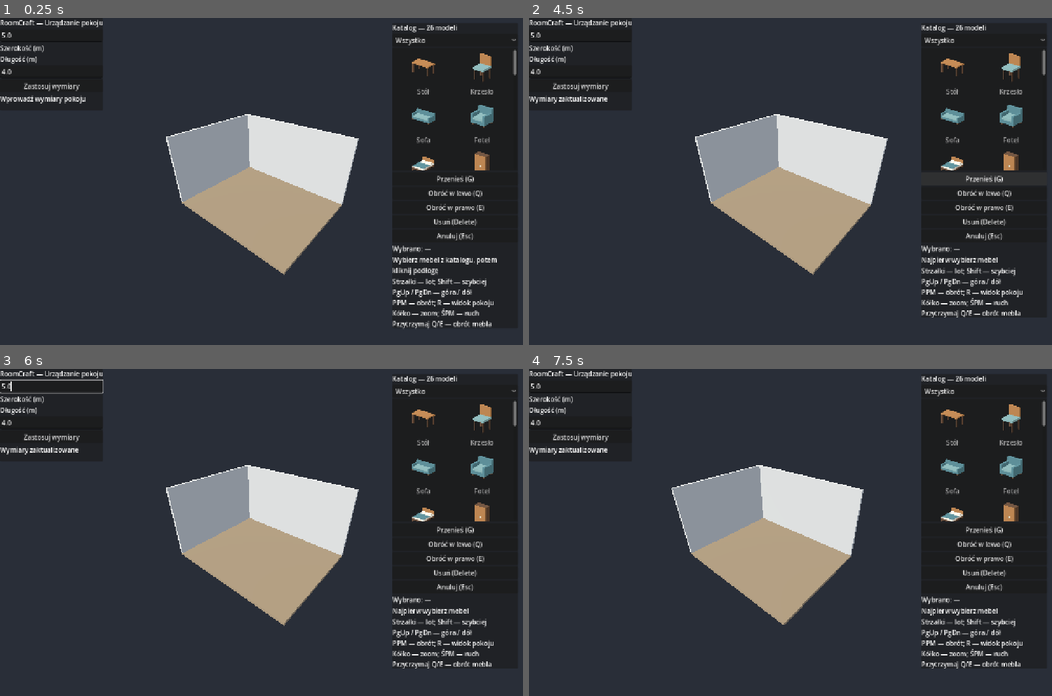
Above: before the commit, frames 1-4 (two rows, left to right).
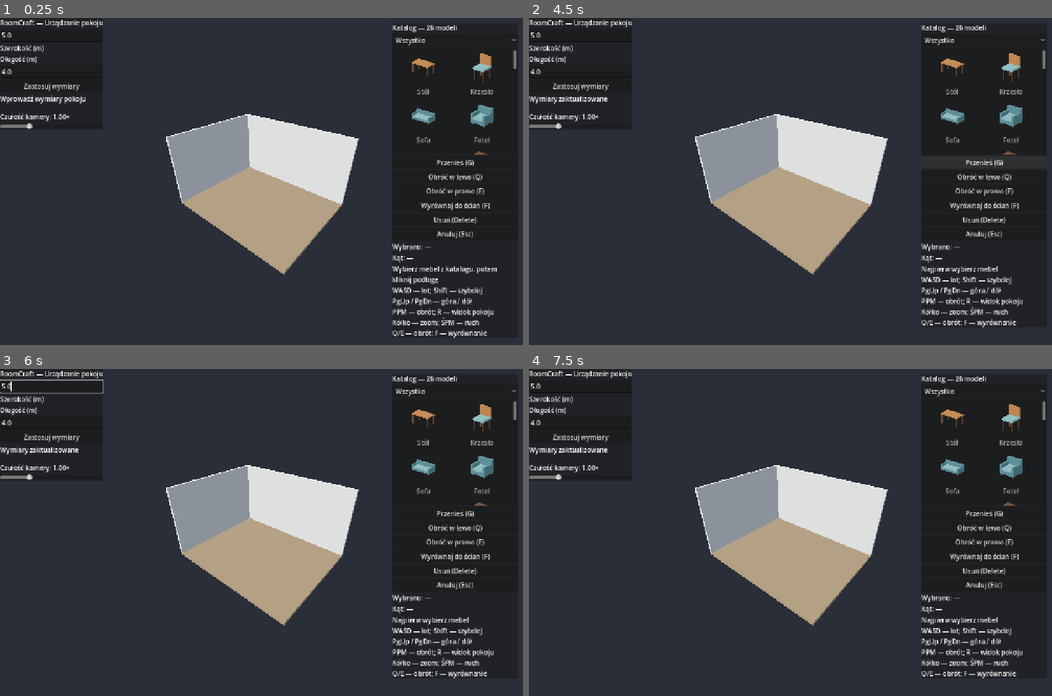
Above: after the commit, the same moments.

Repository: hulkovsky16/RoomCraft
Game: Godot game, scene res://scenes/Room.tscn
The game is run twice, just before and just after one commit, with the same random seed, the same clock (stepped at 60 frames per second) and the same inputs.
Inputs (mouse positions are in pixels of both pictures, inside the frame that each line leads up to):
- Up to frame 1 (0.25 s): no input
- Up to frame 2 (4.5 s): click "Zastosuj wymiary" at 0.5 s; click "Obróć w lewo (Q)" at 1.25 s; click "Obróć w prawo (E)" at 2 s; click (984, 204) at 2.75 s, where only the run after the commit has a clickable "Wyrównaj do ścian (F)"; click "Wszystko" at 3.5 s; click "Przenieś (G)" at 4.25 s
- Up to frame 3 (6 s): click "Anuluj (Esc)" at 5 s; tap Enter at 5.75 s; drag from (52, 385) to (313, 460) at 5.77 s
- Up to frame 4 (7.5 s): tap Space at 6.5 s; drag from (581, 421) to (764, 597) at 6.52 s; tap Enter at 7.25 s; move the mouse to (842, 460) at 7.27 s; hold Right (ui_right) from 7.28 s (still down); tap Z at 7.35 s; click (842, 460) at 7.42 s

The runs differ from the first frame. In frame 1, 3.4% of the frame differs, in the area x 0-99%, y 15-98%; in frame 2, 3.2%; in frame 3, 3.1%; in frame 4, 8.5%, in the area x 0-99%, y 15-95%.

Commit message:
Add WASD flight, camera sensitivity, larger rooms and rotation alignment

Diff:
--- a/scripts/camera_controller.gd
+++ b/scripts/camera_controller.gd
@@ -16,11 +16,19 @@
 var panning := false
 var free_flight := false
 var flight_keys: Dictionary = {}
-const FLIGHT_KEYS := [KEY_UP, KEY_DOWN, KEY_LEFT, KEY_RIGHT, KEY_PAGEUP, KEY_PAGEDOWN, KEY_SHIFT]
+const FLIGHT_KEYS := [KEY_W, KEY_S, KEY_A, KEY_D, KEY_PAGEUP, KEY_PAGEDOWN, KEY_SHIFT]
 
 
 func _ready() -> void:
 	_update_camera()
+	get_parent().room_size_changed.connect(_on_room_resized)
+
+
+func _on_room_resized(width: float, length: float) -> void:
+	max_distance = maxf(20.0, Vector2(width, length).length() + 8.0)
+	if not free_flight:
+		distance = maxf(8.0, maxf(width, length) * 1.2)
+		_update_camera()
 
 
 func _editing_text() -> bool:
@@ -39,10 +47,10 @@
 	if _editing_text():
 		flight_keys.clear()
 		return
-	var sideways := float(flight_keys.has(KEY_RIGHT)) - float(flight_keys.has(KEY_LEFT))
-	var forward := float(flight_keys.has(KEY_UP)) - float(flight_keys.has(KEY_DOWN))
+	var sideways := float(flight_keys.has(KEY_D)) - float(flight_keys.has(KEY_A))
+	var forward := float(flight_keys.has(KEY_W)) - float(flight_keys.has(KEY_S))
 	var vertical := float(flight_keys.has(KEY_PAGEUP)) - float(flight_keys.has(KEY_PAGEDOWN))
-	# Horizontal arrow flight never dives toward the floor or changes the pitch.
+	# Horizontal WASD flight never dives toward the floor or changes the pitch.
 	var direction := Vector3(cos(yaw), 0, -sin(yaw)) * sideways + Vector3(-sin(yaw), 0, -cos(yaw)) * forward + Vector3.UP * vertical
 	if direction.is_zero_approx():
 		return
@@ -67,7 +75,8 @@
 	rotating = false
 	panning = false
 	target = Vector3(0, 1, 0)
-	distance = 8.0
+	var room_size: Vector2 = get_parent().get_room_size()
+	distance = maxf(8.0, maxf(room_size.x, room_size.y) * 1.2)
 	yaw = 0.7
 	pitch = 0.55
 	_update_camera()
@@ -75,7 +84,7 @@
 
 func _input(event: InputEvent) -> void:
 	if event is InputEventKey:
-		var key: int = event.keycode if event.keycode != 0 else event.physical_keycode
+		var key: int = event.physical_keycode if event.physical_keycode != 0 else event.keycode
 		if key in FLIGHT_KEYS:
 			if not event.pressed:
 				flight_keys.erase(key)
--- a/scripts/furniture_debug_ui.gd
+++ b/scripts/furniture_debug_ui.gd
@@ -3,10 +3,13 @@
 var thumbnails: Dictionary = {}
 var catalog_data: Dictionary = {}
 var catalog_list: ItemList
+var furniture: FurnitureSystem
+var angle_label: Label
 
 
 func _ready() -> void:
 	var system: FurnitureSystem = get_parent().get_node("FurnitureRoot")
+	furniture = system
 	var panel := PanelContainer.new()
 	add_child(panel)
 	panel.set_anchors_and_offsets_preset(Control.PRESET_TOP_RIGHT)
@@ -28,7 +31,7 @@
 	content.add_child(categories)
 	var list := ItemList.new()
 	list.name = "FurnitureCatalog"
-	list.custom_minimum_size = Vector2(300, 300)
+	list.custom_minimum_size = Vector2(300, 260)
 	catalog_list = list
 	list.max_text_lines = 2
 	list.max_columns = 2
@@ -47,7 +50,7 @@
 	list.item_clicked.connect(func(index, _at, button):
 		if button == MOUSE_BUTTON_LEFT:
 			system.begin_placement(list.get_item_metadata(index)))
-	for entry in [["Przenieś (G)", system.begin_move_selected], …(95 unchanged characters)… .rotate_active.bind(deg_to_rad(15))], ["Usuń (Delete)", system.delete_selected], ["Anuluj (Esc)", system.cancel_placement]]:
+	for entry in [["Przenieś (G)", system.begin_move_selected], …(95 unchanged characters)… .rotate_active.bind(deg_to_rad(15))], ["Wyrównaj do ścian (F)", system.align_active], ["Usuń (Delete)", system.delete_selected], ["Anuluj (Esc)", system.cancel_placement]]:
 		var button := Button.new()
 		button.text = entry[0]
 		button.focus_mode = Control.FOCUS_NONE
@@ -67,6 +70,8 @@
 	selection.autowrap_mode = TextServer.AUTOWRAP_WORD_SMART
 	content.add_child(selection)
 	system.selection_changed.connect(func(item): selection.text = "Wybrano: " + (catalog[item.type_id]["name"] if item != null else "—"))
+	angle_label = Label.new()
+	content.add_child(angle_label)
 	var status := Label.new()
 	status.text = "Wybierz mebel z katalogu, potem kliknij podłogę"
 	status.custom_minimum_size.x = 300
@@ -74,7 +79,7 @@
 	content.add_child(status)
 	system.status_changed.connect(func(message): status.text = message)
 	var help := Label.new()
-	help.text = "Strzałki — lot; Shift — szybciej\nPgUp / PgDn — góra / dół\nPPM — obrót; R — widok pokoju\nKółko — zoom; ŚPM — ruch\nPrzytrzymaj Q/E — obrót mebla"
+	help.text = "WASD — lot; Shift — szybciej\nPgUp / PgDn — góra / dół\nPPM — obrót; R — widok pokoju\nKółko — zoom; ŚPM — ruch\nQ/E — obrót; F — wyrównanie"
 	content.add_child(help)
 
 
@@ -89,3 +94,10 @@
 		var dimensions: Vector3 = data["size"]
 		var placement := "Ściana" if data.get("placement", "floor") == "wall" else "Podłoga"
 		catalog_list.set_item_tooltip(index, "%s\n%.2f × %.2f × %.2f m\n%s" % [data["name"], dimensions.x, dimensions.y, dimensions.z, placement])
+
+
+func _process(_delta: float) -> void:
+	if angle_label == null:
+		return
+	var item := furniture.preview if furniture.preview != null else furniture.selected
+	angle_label.text = "Kąt: %.1f°" % fposmod(rad_to_deg(item.rotation.y), 360.0) if item != null else "Kąt: —"
--- a/scripts/furniture_system.gd
+++ b/scripts/furniture_system.gd
@@ -414,7 +414,42 @@
 		return
 	rotation_holds[source] = direction
 	rotation_hold_time = 0.0
-	rotate_active(deg_to_rad(15.0 * direction))
+	# A tap goes to an absolute grid angle, repairing offsets left by a hold.
+	var step := deg_to_rad(15.0)
+	var angle := item.rotation.y
+	var snapped := (floorf((angle + 0.00001) / step) + 1) * step if direction > 0 else (ceilf((angle - 0.00001) / step) - 1) * step
+	_set_active_angle(snapped)
+
+
+func _set_active_angle(angle: float) -> bool:
+	var item := preview if preview != null else selected
+	if item == null or item.placement == "wall":
+		return false
+	var difference := wrapf(angle - item.rotation.y, -PI, PI)
+	if item == preview:
+		item.rotation.y = wrapf(angle, -PI, PI)
+		return true
+	# Check the whole sweep; alignment must not jump across an obstacle.
+	var steps := maxi(1, ceili(absf(difference) / deg_to_rad(1)))
+	for i in range(1, steps + 1):
+		if not is_placement_valid(item, item.position, item.rotation.y + difference * float(i) / steps, item):
+			status_changed.emit("Wyrównanie zablokowane: ściana lub inny mebel")
+			return false
+	item.rotation.y = wrapf(angle, -PI, PI)
+	furniture_changed.emit()
+	return true
+
+
+func align_active() -> bool:
+	stop_all_rotation()
+	var item := preview if preview != null else selected
+	if item == null:
+		status_changed.emit("Najpierw wybierz mebel")
+		return false
+	if item.placement == "wall":
+		status_changed.emit("Okno jest już wyrównane do ściany")
+		return true
+	return _set_active_angle(snappedf(item.rotation.y, PI / 2))
 
 
 func stop_rotation(source: String) -> void:
@@ -469,6 +504,7 @@
 			KEY_T: begin_placement("table")
 			KEY_G: begin_move_selected()
 			KEY_DELETE: delete_selected()
+			KEY_F: align_active()
 			KEY_Q, KEY_E:
 				start_rotation("key_q" if event.keycode == KEY_Q else "key_e", -1.0 if event.keycode == KEY_Q else 1.0)
 			_: return
--- a/scripts/room_controller.gd
+++ b/scripts/room_controller.gd
@@ -3,8 +3,8 @@
 
 signal room_size_changed(width: float, length: float)
 
-@export_range(3.0, 10.0, 0.5) var initial_width: float = 5.0
-@export_range(3.0, 10.0, 0.5) var initial_length: float = 4.0
+@export_range(2.0, 30.0, 0.5) var initial_width: float = 5.0
+@export_range(2.0, 30.0, 0.5) var initial_length: float = 4.0
 
 @onready var room_geometry: RoomGeometry = $RoomGeometry
 
@@ -25,12 +25,12 @@
 		push_warning("Введено некоректні розміри.")
 		return false
 
-	if width < 3.0 or width > 10.0:
-		push_warning("Ширина повинна бути від 3 до 10 метрів.")
+	if width < RoomGeometry.MIN_ROOM_SIZE or width > RoomGeometry.MAX_ROOM_SIZE:
+		push_warning("Ширина повинна бути від 2 до 30 метрів.")
 		return false
 
-	if length < 3.0 or length > 10.0:
-		push_warning("Довжина повинна бути від 3 до 10 метрів.")
+	if length < RoomGeometry.MIN_ROOM_SIZE or length > RoomGeometry.MAX_ROOM_SIZE:
+		push_warning("Довжина повинна бути від 2 до 30 метрів.")
 		return false
 
 	for validator in room_size_validators:
--- a/scripts/room_geometry.gd
+++ b/scripts/room_geometry.gd
@@ -1,6 +1,9 @@
 
 extends Node3D
 class_name RoomGeometry
+
+const MIN_ROOM_SIZE := 2.0
+const MAX_ROOM_SIZE := 30.0
 
 const WALL_HEIGHT: float = 2.7
 const WALL_THICKNESS: float = 0.1
@@ -48,12 +51,12 @@
 
 
 func rebuild(width: float, length: float) -> void:
-	if width < 3.0 or width > 10.0:
-		push_error("Width must be between 3 and 10 meters.")
+	if width < MIN_ROOM_SIZE or width > MAX_ROOM_SIZE:
+		push_error("Width must be between 2 and 30 meters.")
 		return
 
-	if length < 3.0 or length > 10.0:
-		push_error("Length must be between 3 and 10 meters.")
+	if length < MIN_ROOM_SIZE or length > MAX_ROOM_SIZE:
+		push_error("Length must be between 2 and 30 meters.")
 		return
 
 	room_width = width
--- a/scripts/room_ui.gd
+++ b/scripts/room_ui.gd
@@ -18,6 +18,22 @@
 			break
 		current = current.get_parent()
 
+	var camera: Camera3D = room_controller.get_node("Camera3D")
+	var sensitivity_label := Label.new()
+	sensitivity_label.text = "Czułość kamery: 1.00×"
+	$SettingsPanel/Content.add_child(sensitivity_label)
+	var sensitivity := HSlider.new()
+	sensitivity.name = "CameraSensitivity"
+	sensitivity.min_value = 0.25
+	sensitivity.max_value = 3.0
+	sensitivity.step = 0.05
+	sensitivity.value = 1.0
+	sensitivity.focus_mode = Control.FOCUS_NONE
+	sensitivity.tooltip_text = "Szybkość obrotu kamery myszą"
+	$SettingsPanel/Content.add_child(sensitivity)
+	sensitivity.value_changed.connect(func(value):
+		camera.rotation_sensitivity = 0.008 * value
+		sensitivity_label.text = "Czułość kamery: %.2f×" % value)
 	apply_button.pressed.connect(_on_apply_pressed)
 	width_input.text_submitted.connect(func(_text): _on_apply_pressed())
 	length_input.text_submitted.connect(func(_text): _on_apply_pressed())
@@ -37,8 +53,8 @@
 		return
 	var width: float = width_input.read_value()
 	var length: float = length_input.read_value()
-	if not is_finite(width) or not is_finite(length) or width < 3 or width > 10 or length < 3 or length > 10:
-		status_label.text = "Podaj liczby od 3 do 10 m (np. 5,5)"
+	if not is_finite(width) or not is_finite(length) or width < RoomGeometry.MIN_ROOM_SIZE or width > RoomGeometry.MAX_ROOM_SIZE or length < RoomGeometry.MIN_ROOM_SIZE or length > RoomGeometry.MAX_ROOM_SIZE:
+		status_label.text = "Podaj liczby od 2 do 30 m (np. 5,5)"
 		return
 	var success: bool = room_controller.set_room_size(width, length)
 
--- a/tests/input_regression_test.gd
+++ b/tests/input_regression_test.gd
@@ -82,7 +82,7 @@
 	var before: Vector2 = scene.get_room_size()
 	click(ui.apply_button)
 	check(scene.get_room_size() == before, "Empty dimensions rejected")
-	await type_into(ui.width_input, "11")
+	await type_into(ui.width_input, "31")
 	click(ui.apply_button)
 	check(scene.get_room_size() == before, "Out of range dimensions rejected")
 	await type_into(ui.width_input, "5")
@@ -92,10 +92,10 @@
 	check(scene.get_room_size() == Vector2(5, 4), "Enter applies valid dimensions after errors")
 	# Move first, then rotate: the camera must rotate in place, without orbit jumps.
 	var start: Vector3 = camera.position
-	key(KEY_UP, true)
+	key(KEY_W, true)
 	camera._process(0.5)
-	key(KEY_UP, false)
-	check(is_equal_approx(camera.position.y, start.y), "Arrow flight preserves height")
+	key(KEY_W, false)
+	check(is_equal_approx(camera.position.y, start.y), "WASD flight preserves height")
 	var after_flight: Vector3 = camera.position
 	mouse_button(Vector2(640,400), MOUSE_BUTTON_RIGHT, true)
 	var motion := InputEventMouseMotion.new()
@@ -113,9 +113,9 @@
 	check(camera.rotation == angle and not camera.rotating, "Mouse motion without held RMB does not rotate")
 	mouse_button(Vector2(640,400), MOUSE_BUTTON_WHEEL_UP, true)
 	check(camera.position.distance_to(after_flight) <= 0.601, "Flight wheel moves a short step without orbit teleport")
-	key(KEY_RIGHT, true)
+	key(KEY_D, true)
 	camera._process(100)
-	key(KEY_RIGHT, false)
+	key(KEY_D, false)
 	check(camera.position.distance_to(Vector3(0,1,0)) <= camera.max_distance + 0.001, "Flight cannot drift arbitrarily far from room")
 	key(KEY_R, true)
 	key(KEY_R, false)
--- a/tests/room_camera_test.gd
+++ b/tests/room_camera_test.gd
@@ -67,25 +67,25 @@
 	check(is_equal_approx(window.position.z, -3) and table.position.x == 1.5, "Resize preserves furniture and moves attached window")
 	camera.set_process(false)
 	var start: Vector3 = camera.position
-	key_event(KEY_UP, true)
+	key_event(KEY_W, true)
 	camera._process(0.25)
-	key_event(KEY_UP, false)
-	check(camera.position.distance_to(start) > 0.9, "Arrow up flies camera forward")
+	key_event(KEY_W, false)
+	check(camera.position.distance_to(start) > 0.9, "W flies camera forward")
 	var stopped: Vector3 = camera.position
 	camera._process(0.25)
 	check(camera.position == stopped, "Release stops flight")
-	key_event(KEY_DOWN, true)
+	key_event(KEY_S, true)
 	camera._process(0.25)
-	key_event(KEY_DOWN, false)
-	check(camera.position.distance_to(start) < 0.001, "Arrow down flies backward")
-	key_event(KEY_RIGHT, true)
+	key_event(KEY_S, false)
+	check(camera.position.distance_to(start) < 0.001, "S flies backward")
+	key_event(KEY_D, true)
 	camera._process(0.25)
-	key_event(KEY_RIGHT, false)
-	check(camera.position.distance_to(start) > 0.9, "Arrow right strafes")
-	key_event(KEY_LEFT, true)
+	key_event(KEY_D, false)
+	check(camera.position.distance_to(start) > 0.9, "D strafes")
+	key_event(KEY_A, true)
 	camera._process(0.25)
-	key_event(KEY_LEFT, false)
-	check(camera.position.distance_to(start) < 0.001, "Arrow left strafes back")
+	key_event(KEY_A, false)
+	check(camera.position.distance_to(start) < 0.001, "A strafes back")
 	key_event(KEY_PAGEUP, true)
 	camera._process(0.25)
 	key_event(KEY_PAGEUP, false)
@@ -95,19 +95,19 @@
 	key_event(KEY_PAGEDOWN, false)
 	check(camera.position.distance_to(start) < 0.001, "Page Down descends")
 	key_event(KEY_SHIFT, true)
-	key_event(KEY_RIGHT, true)
+	key_event(KEY_D, true)
 	camera._process(0.25)
-	key_event(KEY_RIGHT, false)
+	key_event(KEY_D, false)
 	key_event(KEY_SHIFT, false)
 	check(is_equal_approx(camera.position.distance_to(start), 3.0), "Shift boosts speed threefold")
 	start = camera.position
 	ui.width_input.grab_focus()
-	key_event(KEY_UP, true)
+	key_event(KEY_W, true)
 	camera._process(0.25)
-	key_event(KEY_UP, false)
-	check(camera.position == start, "Arrows do not fly while editing dimensions")
+	key_event(KEY_W, false)
+	check(camera.position == start, "WASD does not fly while editing dimensions")
 	ui.width_input.release_focus()
-	key_event(KEY_RIGHT, true)
+	key_event(KEY_D, true)
 	camera._notification(Node.NOTIFICATION_WM_WINDOW_FOCUS_OUT)
 	camera._process(0.25)
 	check(camera.position == start, "Focus loss clears held movement")
--- /dev/null
+++ b/tests/settings_alignment_test.gd
@@ -0,0 +1,113 @@
+extends SceneTree
+
+var failures := 0
+
+
+func check(ok: bool, label: String) -> void:
+	print("PASS: " if ok else "FAIL: ", label)
+	if not ok:
+		failures += 1
+
+
+func _initialize() -> void:
+	call_deferred("run")
+
+
+func run() -> void:
+	var viewport := SubViewport.new()
+	viewport.size = Vector2i(1280,800)
+	viewport.gui_disable_input = false
+	viewport.own_world_3d = true
+	root.add_child(viewport)
+	var scene: Node3D = load("res://scenes/Room.tscn").instantiate()
+	viewport.add_child(scene)
+	await process_frame
+	var ui = scene.get_node("UILayer/RoomUI")
+	var camera = scene.get_node("Camera3D")
+	var system: FurnitureSystem = scene.get_node("FurnitureRoot")
+	camera.set_process(false)
+	system.set_process(false)
+	ui.width_input.text = "2"
+	ui.length_input.text = "2"
+	ui._on_apply_pressed()
+	check(scene.get_room_size() == Vector2(2,2), "Minimum 2 x 2 accepted through UI")
+	ui.width_input.text = "30"
+	ui.length_input.text = "30"
+	ui._on_apply_pressed()
+	check(scene.get_room_size() == Vector2(30,30), "Maximum 30 x 30 accepted through UI")
+	check(camera.max_distance > 42 and camera.distance >= 36, "Camera adapts to large room")
+	ui.width_input.text = "1.9"
+	ui._on_apply_pressed()
+	check(scene.get_room_size() == Vector2(30,30), "Below new minimum rejected")
+	ui.width_input.text = "30.1"
+	ui._on_apply_pressed()
+	check(scene.get_room_size() == Vector2(30,30), "Above new maximum rejected")
+	check(system.spawn_window("FrontWall",14) != null, "Window attaches near edge of large room")
+	check(not scene.set_room_size(2,2), "Shrinking cannot clip attached windows")
+	system.delete_selected()
+	scene.set_room_size(5,4)
+	var slider: HSlider = ui.find_child("CameraSensitivity", true, false)
+	slider.value = 0.25
+	check(is_equal_approx(camera.rotation_sensitivity, 0.002), "Sensitivity slider changes camera setting")
+	var motion := InputEventMouseMotion.new()
+	motion.position = Vector2(640,400)
+	motion.relative = Vector2(10,0)
+	motion.button_mask = MOUSE_BUTTON_MASK_RIGHT
+	camera.reset_view()
+	camera.rotating = true
+	camera._input(motion)
+	var low_delta: float = absf(camera.yaw - 0.7)
+	slider.value = 3.0
+	camera.reset_view()
+	camera.rotating = true
+	camera._input(motion)
+	check(is_equal_approx(absf(camera.yaw - 0.7), low_delta * 12), "Mouse response respects sensitivity range")
+	camera.reset_view()
+	var key := InputEventKey.new()
+	key.keycode = KEY_Z
+	key.physical_keycode = KEY_W
+	key.pressed = true
+	viewport.push_input(key,true)
+	var start: Vector3 = camera.position
+	camera._process(0.25)
+	key.pressed = false
+	viewport.push_input(key,true)
+	check(camera.position.distance_to(start) > 0.9, "Physical WASD works across keyboard layouts")
+	key.physical_keycode = KEY_UP
+	key.keycode = KEY_UP
+	key.pressed = true
+	viewport.push_input(key,true)
+	start = camera.position
+	camera._process(0.25)
+	check(camera.position == start, "Arrow keys no longer move camera")
+	key.pressed = false
+	viewport.push_input(key,true)
+	var table := system.spawn_furniture("table",Vector3.ZERO)
+	for case in [[38.0,1.0,45.0],[38.0,-1.0,30.0],[-38.0,1.0,-30.0],[-38.0,-1.0,-45.0],[45.0,1.0,60.0],[179.0,1.0,-180.0]]:
+		table.rotation.y = deg_to_rad(case[0])
+		system.start_rotation("test",case[1])
+		system.stop_rotation("test")
+		check(is_equal_approx(table.rotation.y,deg_to_rad(case[2])), "Tap snaps absolute angle: " + str(case))
+	table.rotation.y = deg_to_rad(88)
+	check(system.align_active() and is_equal_approx(table.rotation.y,PI/2), "Align to 90 degree room axis")
+	table.rotation.y = deg_to_rad(-2)
+	key.keycode = KEY_F
+	key.physical_keycode = KEY_F
+	key.pressed = true
+	viewport.push_input(key,true)
+	check(is_zero_approx(table.rotation.y), "F aligns selected object to zero")
+	key.pressed = false
+	viewport.push_input(key,true)
+	table.rotation.y = deg_to_rad(30)
+	var flowers := system.spawn_furniture("flowers",Vector3(0.85,0,0.55))
+	check(flowers != null, "Obstacle fits beside rotated object")
+	system._select(table)
+	check(not system.align_active() and is_equal_approx(table.rotation.y,deg_to_rad(30)), "Blocked alignment preserves original angle")
+	system.begin_placement("chair")
+	system.preview.rotation.y = deg_to_rad(103)
+	check(system.align_active() and is_equal_approx(system.preview.rotation.y,PI/2), "Preview can align before placement")
+	system.cancel_placement()
+	scene.queue_free()
+	await process_frame
+	print("Failures: ",failures)
+	quit(1 if failures else 0)
